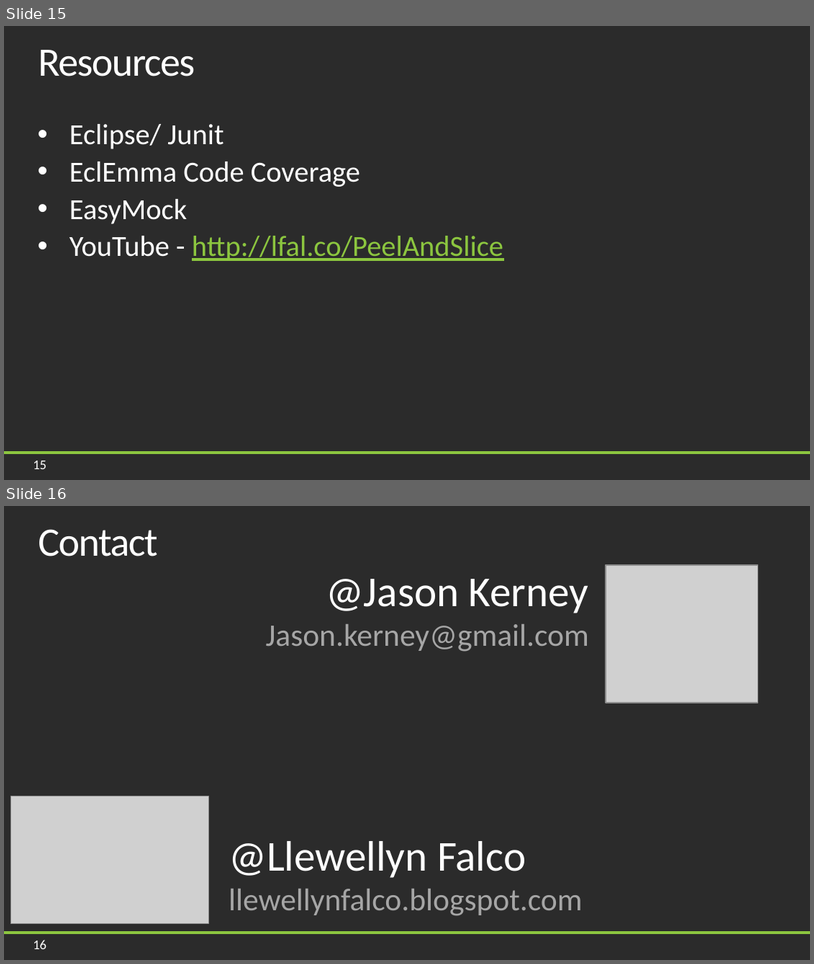
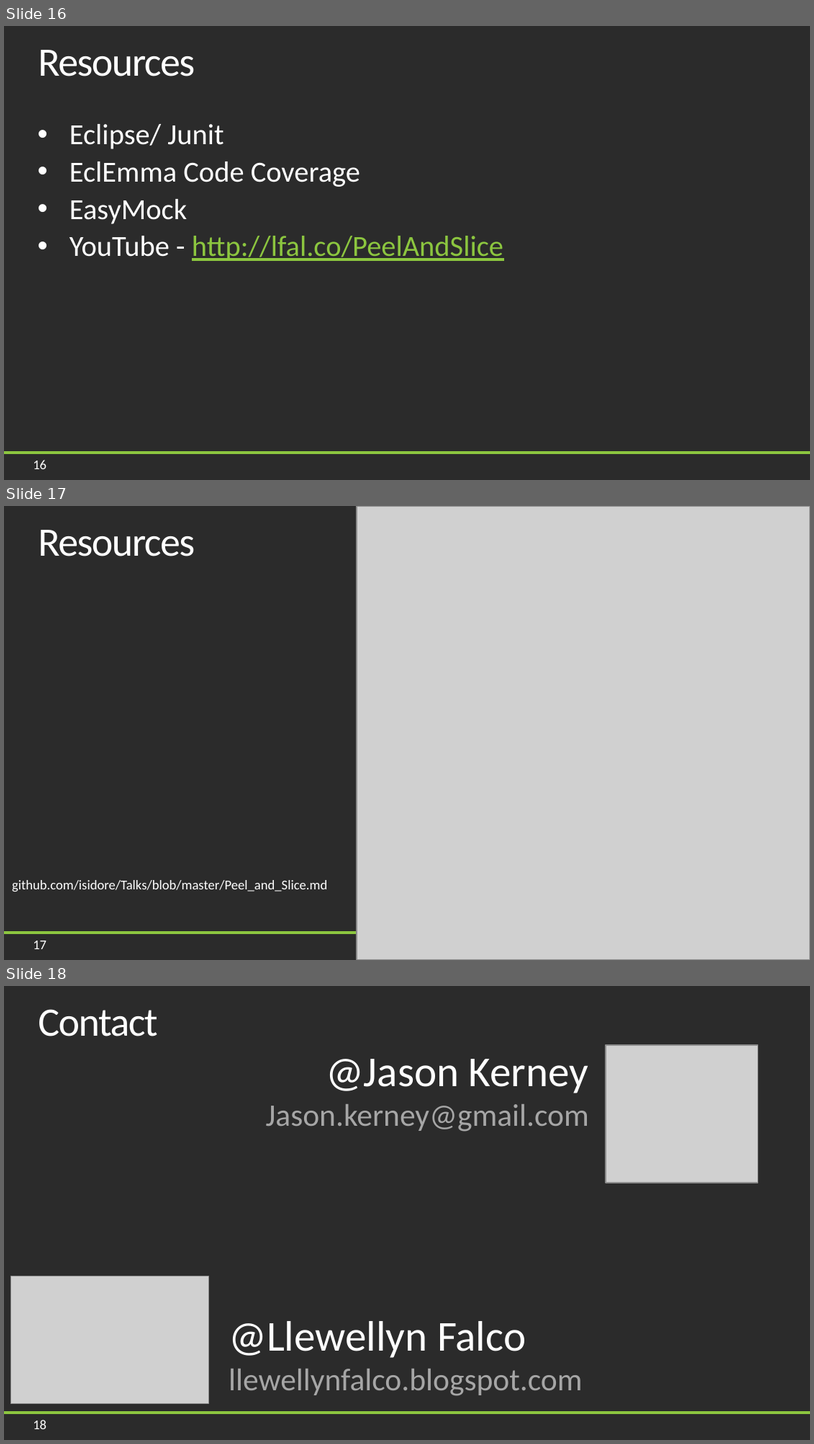
Before and after one commit to jason-kerney/PeelAndSlice, a slide deck: Documents/Slides.pptx. Shown one above the other, each under a label of ours: slides 15 and 16 before the commit, slides 16, 17 and 18 after it. The pictures are 814x964 and 814x1444 pixels, drawn with LibreOffice and Linux fonts; fonts in the diff are those of the drawing; grey boxes stand for pictures; background and template pictures are left out; a plain dark background stands for a picture behind light text. Boxes give left, top, right and bottom in pixels: in the first picture for what was removed or moved away, otherwise in the second. Text is boxed around its words. In the diff, an @@ line names an element or a change of style, - is before the commit and + after.

```diff
--- a/Documents/Slides.pptx
+++ b/Documents/Slides.pptx
@@ slide 17 added at (4,506,810,960), background picture (left out); not listed: 2 template elements that a slide beside it also shows @@
@@ picture added at (358,506,810,959) @@
@@ title added at (38,530,195,556), 36 pt, text #FFFFFF @@
+Resources
@@ text added at (12,880,327,891), 12 pt, text #FFFFFF @@
+github.com/isidore/Talks/blob/master/Peel_and_Slice.md
@@ what was slide 15 is now slide 16 @@
@@ page number at (33,459,46,469): text changed @@
-15
+16
@@ what was slide 16 is now slide 18 @@
@@ page number at (33,1419,46,1429): text changed @@
-16
+18
```
Also in this commit, not shown: 1 other slide added, 1 other file.
